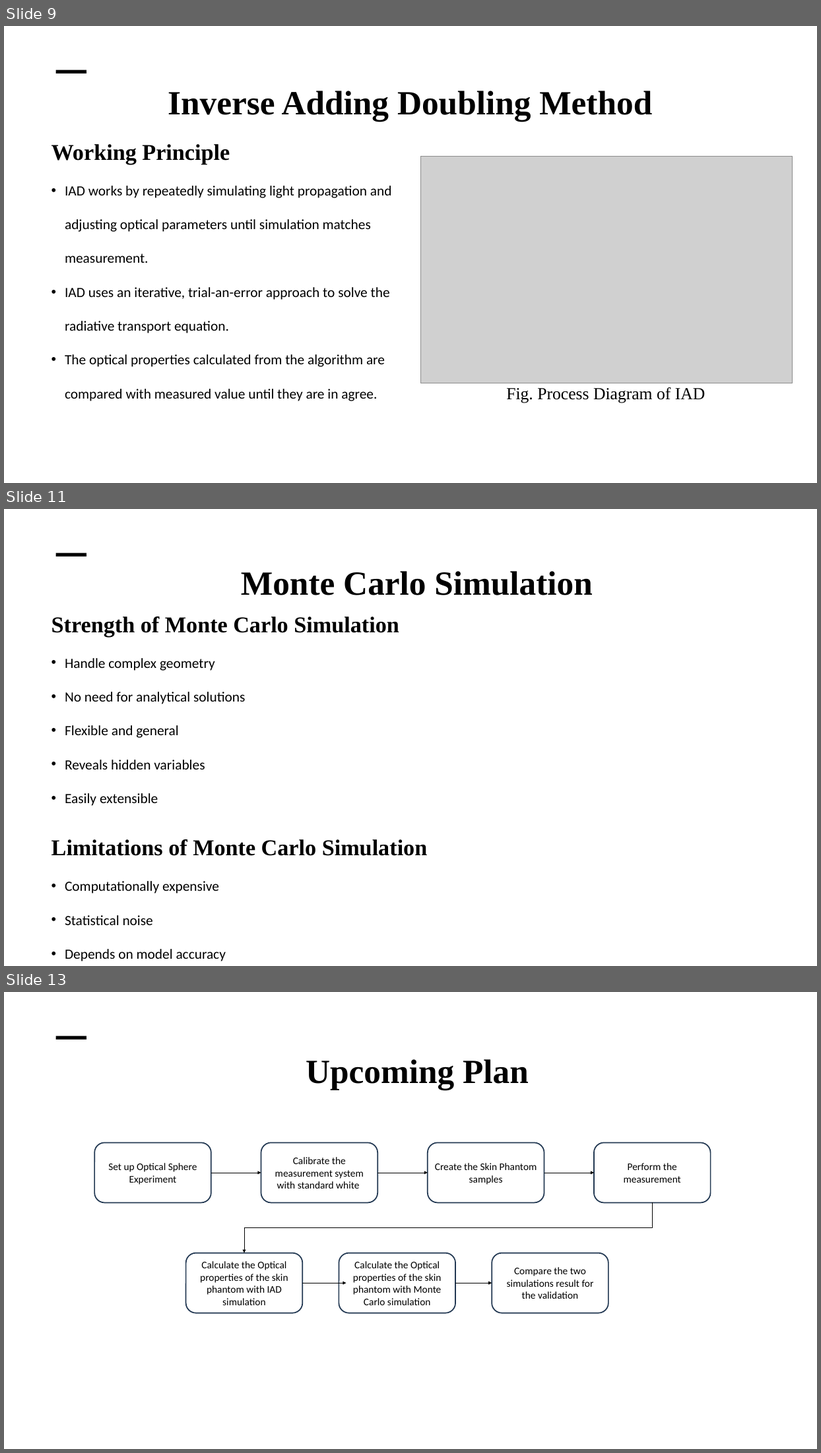
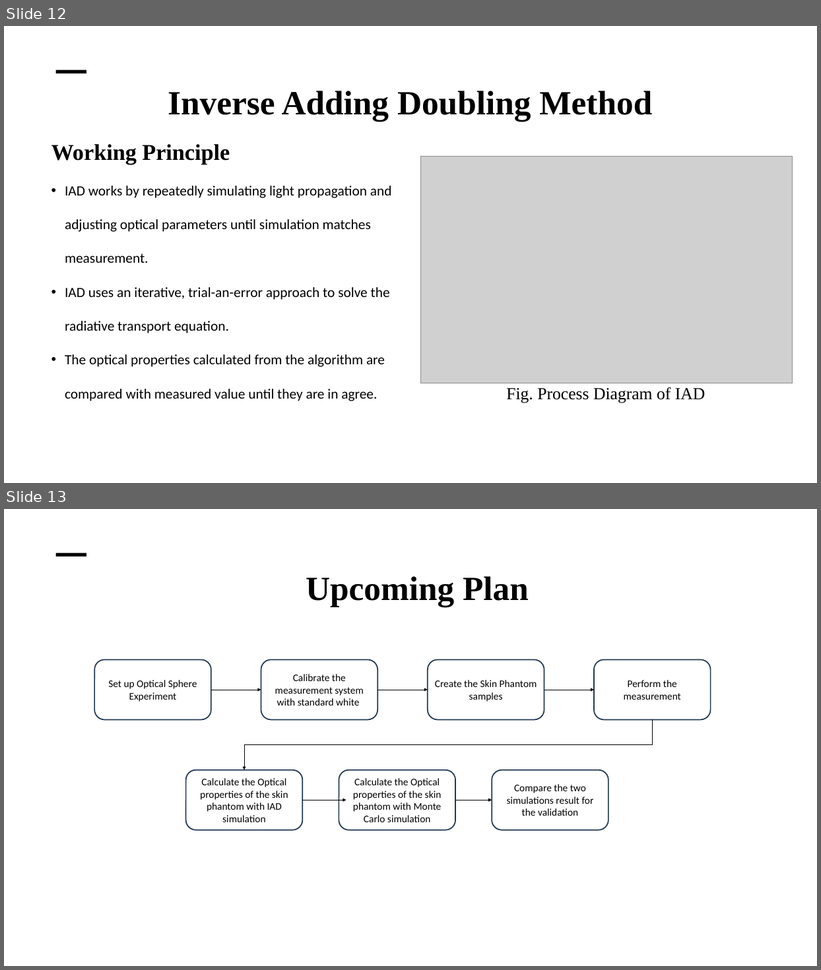
Before and after one commit to Thutazaw09/japan-data, a slide deck: Japan/Progress Presentation/Presentation 11.1 (Professor Anak).pptx. Shown one above the other, each under a label of ours: slides 9, 11 and 13 before the commit, slides 12 and 13 after it; the slides between them are not shown. The pictures are 821x1453 and 821x970 pixels, drawn with LibreOffice and Linux fonts; fonts in the diff are those of the drawing; grey boxes stand for pictures; background and template pictures are left out. Boxes give left, top, right and bottom in pixels: in the first picture for what was removed or moved away, otherwise in the second. Text is boxed around its words. In the diff, an @@ line names an element or a change of style, - is before the commit and + after.

```diff
--- a/Japan/Progress Presentation/Presentation 11.1 (Professor Anak).pptx
+++ b/Japan/Progress Presentation/Presentation 11.1 (Professor Anak).pptx
@@ slide 11 removed at (x1=4, y1=509, x2=817, y2=966), background picture (left out) @@
@@ line removed from (56, 555) to (86, 555) @@
@@ text removed at (x1=241, y1=571, x2=593, y2=595) @@
-  Monte Carlo Simulation
@@ text removed at (x1=52, y1=617, x2=428, y2=962) @@
-  Strength of Monte Carlo Simulation
-  • Handle complex geometry
-  • No need for analytical solutions
-  • Flexible and general
-  • Reveals hidden variables
-  • Easily extensible
-  Limitations of Monte Carlo Simulation
-  • Computationally expensive
-  • Statistical noise
-  • Depends on model accuracy
@@ what was slide 9 is now slide 12 @@
```
Also in this commit, not shown: 2 slides changed, 5 slides added, 2 other slides removed, 44 other files.
